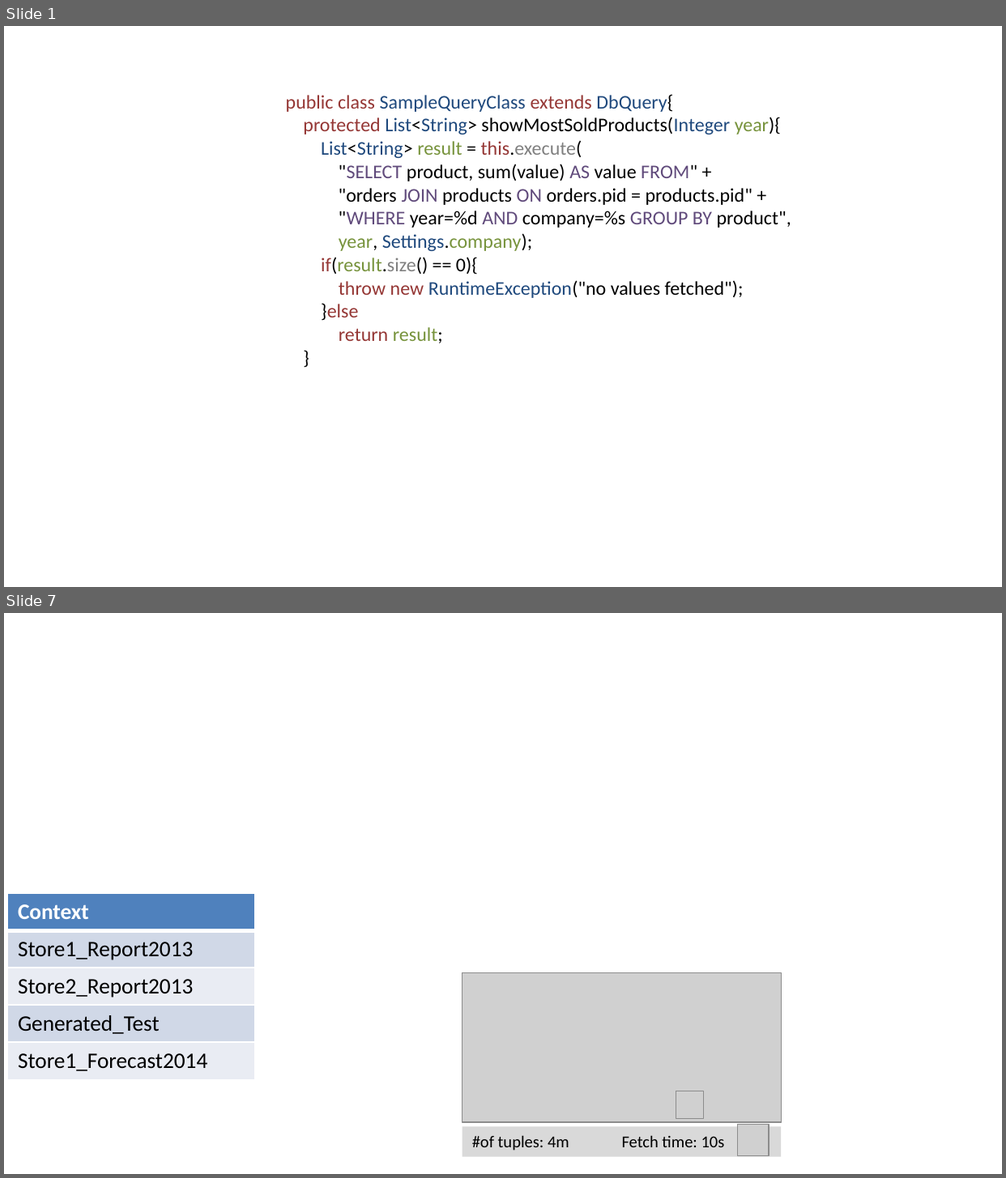
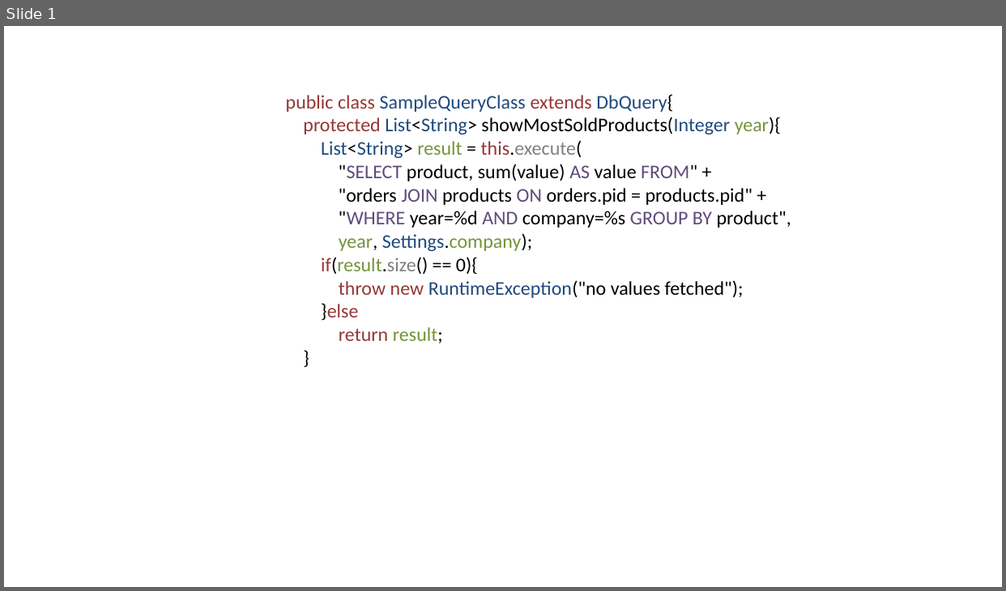
Before and after one commit to fleupold/tuk2paper, a slide deck: images/tuk2.pptx. Shown one above the other, each under a label of ours: slides 1 and 7 before the commit, slide 1 after it; the slides between them are not shown. The pictures are 1006x1178 and 1006x591 pixels, drawn with LibreOffice and Linux fonts; fonts in the diff are those of the drawing; grey boxes stand for pictures; background and template pictures are left out. Boxes give left, top, right and bottom in pixels: in the first picture for what was removed or moved away, otherwise in the second. Text is boxed around its words. In the diff, an @@ line names an element or a change of style, - is before the commit and + after.

Commit message:
updated context picture, some spell corrections

```diff
--- a/images/tuk2.pptx
+++ b/images/tuk2.pptx
@@ slide 7 removed at [4,613,1002,1174], background picture (left out) @@
@@ rounded rectangle removed at [6,892,257,1149] @@
@@ table removed at [8,893,255,1077], 5 rows, 1 columns @@
-Context
-Store1_Report2013
-Store2_Report2013
-Generated_Test
-Store1_Forecast2014
@@ picture removed at [462,973,780,1123] @@
@@ picture removed at [675,1091,704,1119] @@
@@ rectangle removed at [462,1127,780,1157] @@
-#of tuples: 4m Fetch time: 10s
@@ picture removed at [738,1125,769,1157] @@
```
Also in this commit, not shown: 5 slides changed, 1 other slide removed, 3 other files.
